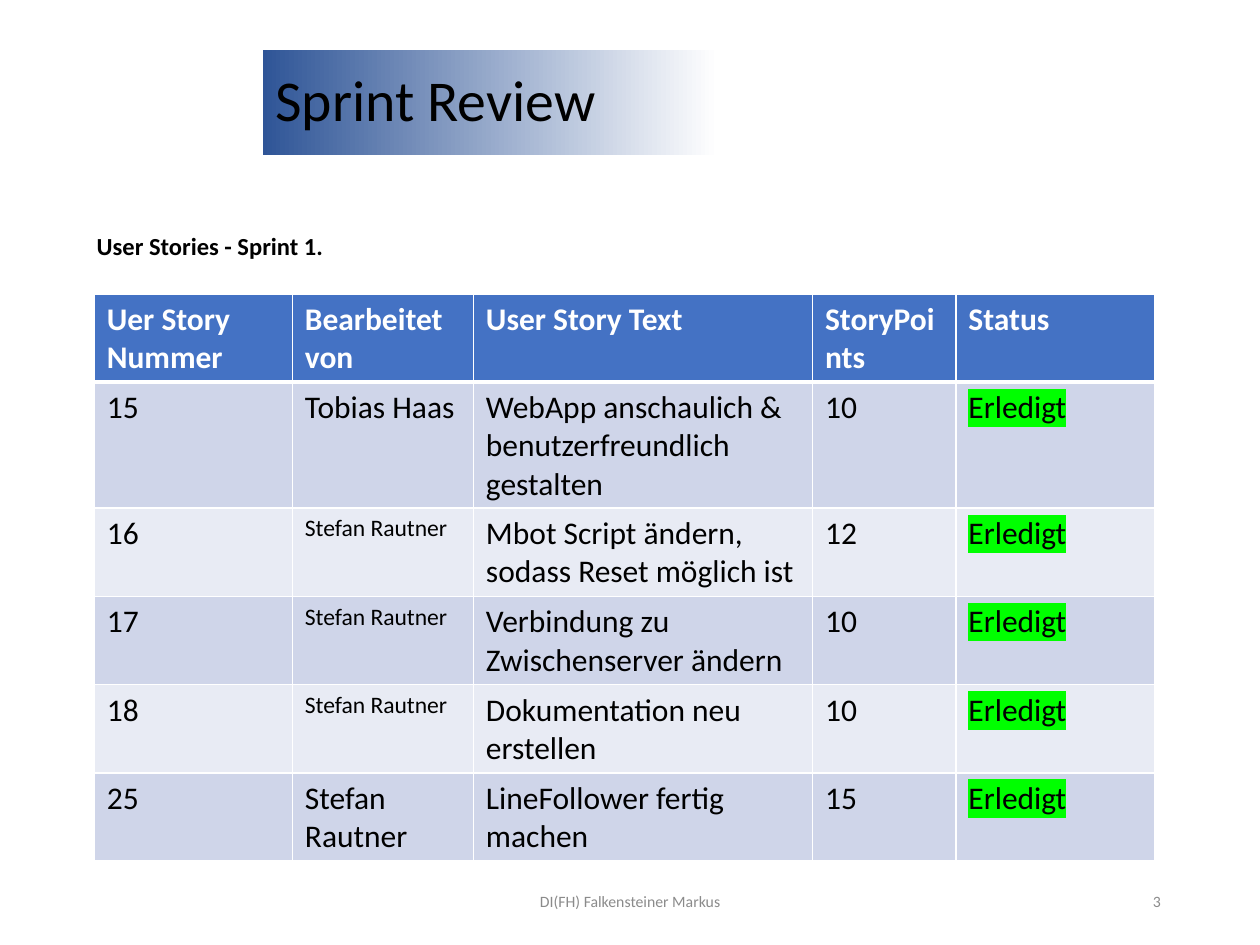
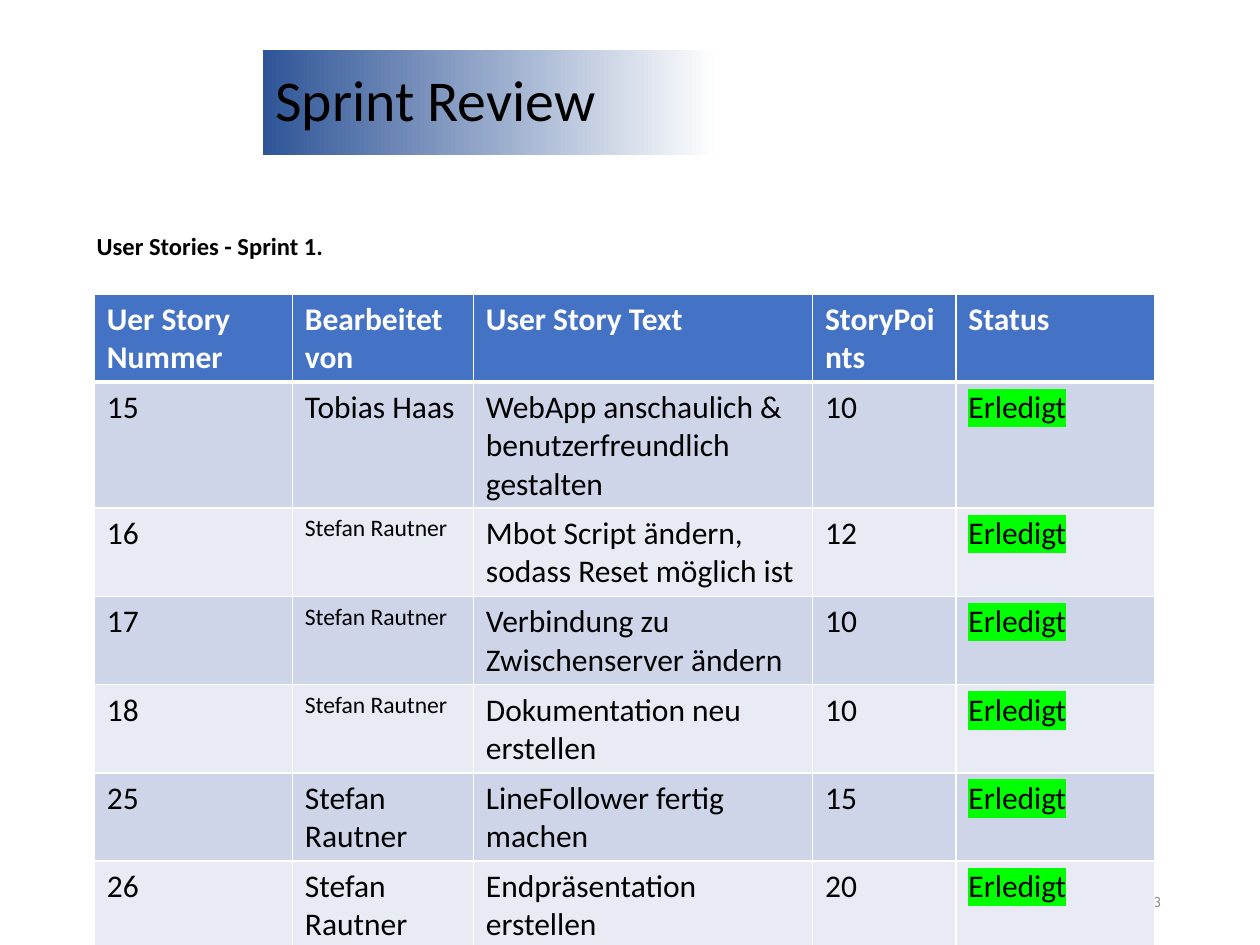
Before and after one commit to StefanRautner/MBotController, a slide deck: slide 3 of Dokumente/SprintReview-5.pptx. Drawn at 1260x945 pixels with LibreOffice and Linux fonts; fonts in the diff are those of the drawing; background and template pictures are left out. Boxes give left, top, right and bottom in pixels: in the first picture for what was removed or moved away, otherwise in the second. Text is boxed around its words. In the diff, an @@ line names an element or a change of style, - is before the commit and + after.

```diff
--- a/Dokumente/SprintReview-5.pptx
+++ b/Dokumente/SprintReview-5.pptx
@@ table at box(94, 294, 1155, 940) @@
+row 7: 26 | Stefan Rautner | Endpräsentation erstellen | 20 | Erledigt
```
Also in this commit, not shown: 3 other slides changed, 9 other files.
